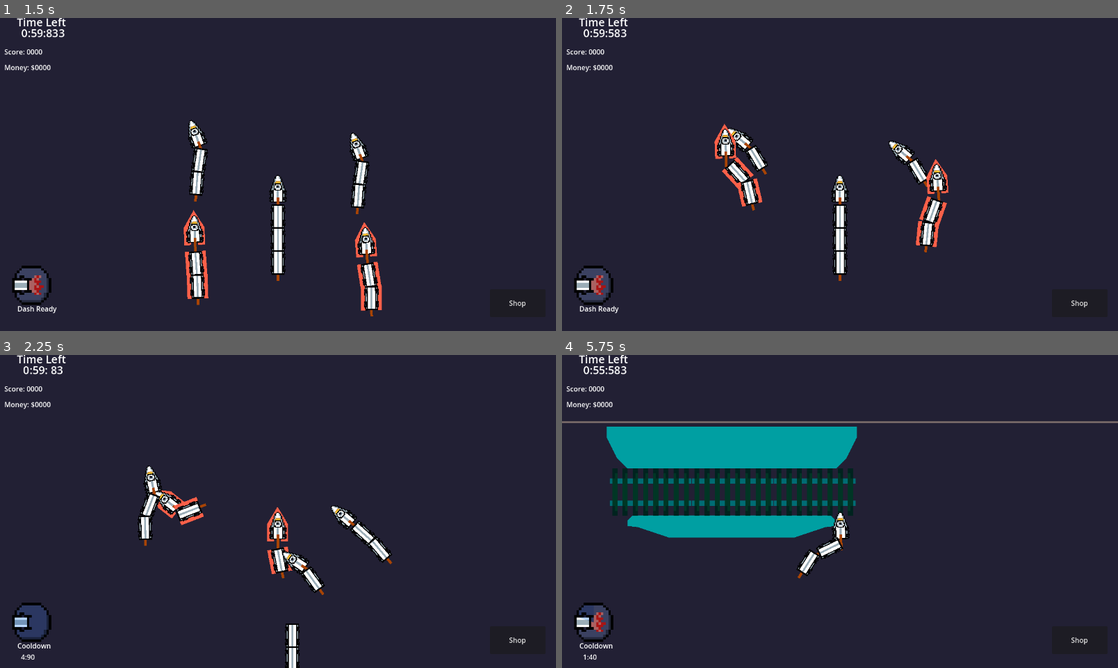
Above: before the commit, frames 1-4 (two rows, left to right).
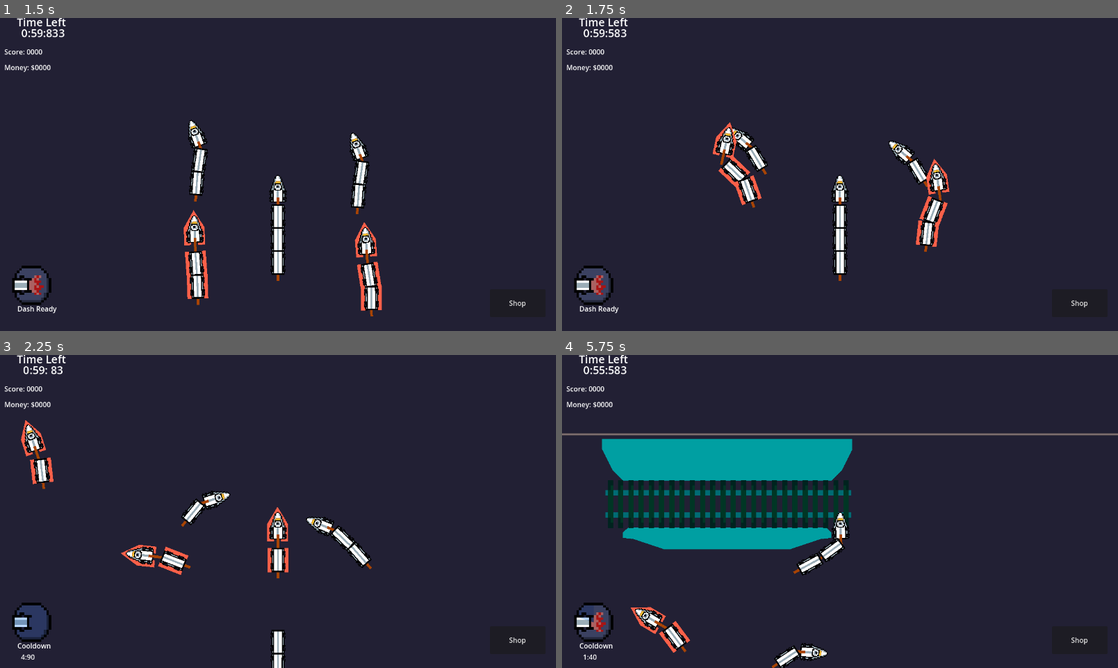
Above: after the commit, the same moments.

Repository: GodMadeEarth/Godot-Wild-Jam-59
Game: Godot game, scene res://sences/UI/menu.tscn
Two runs of this game, one before a commit and one after it. Both use one fixed random seed, a clock stepped at 60 frames per second and the inputs below.
Inputs (mouse positions are in pixels of both pictures, inside the frame that each line leads up to):
- Up to frame 1 (1.5 s): click "Start" at 0.5 s; click "Start" at 1.25 s
- Up to frame 2 (1.75 s): no input
- Up to frame 3 (2.25 s): move the mouse to (400, 495) at 2.02 s; hold Up (ui_up) from 2.03 s (still down); tap Shift (Dash) at 2.1 s
- Up to frame 4 (5.75 s): move the mouse to (728, 527) at 2.77 s; release Up (ui_up) at 2.78 s; hold Down (ui_down) 2.78-3.53 s; tap A (Move_L) at 2.85 s; move the mouse to (895, 442) at 3.52 s; hold D (Move_R) 3.53-4.28 s; hold Up (ui_up) 3.53-5.03 s; move the mouse to (812, 574) at 4.27 s; tap Shift (Dash) at 4.35 s; move the mouse to (1006, 558) at 5.02 s; hold Down (ui_down) from 5.03 s (still down); hold A (Move_L) from 5.03 s (still down)

Frame 1 is identical in both runs. In frame 2, 1.2% of the frame differs, in the area x 27-70%, y 33-75%; in frame 3, 4.9%; in frame 4, 14%, in the area x 0-100%, y 21-100%.

Commit message:
Second 1/2 of new AI

Diff:
--- a/Godot-wild-jam-59/sences/Trains/enemies/Enemy Train.gd
+++ b/Godot-wild-jam-59/sences/Trains/enemies/Enemy Train.gd
@@ -75,13 +75,28 @@
 #			print("Looking at: "+str(look_dir))
 			pass
 		train_states.CHASE:
+			var colliders = sensor()
 			train_head.rotation_direction = 0
+			if colliders[0] == Train_Cart: train_head.rotation_direction = -1
+			if colliders[1] == Train_Cart: train_head.rotation_direction = -.1
+			if colliders[2] == Train_Cart: train_head.rotation_direction = 0
+			if colliders[3] == Train_Cart: train_head.rotation_direction = .1
+			if colliders[4] == Train_Cart: train_head.rotation_direction = 1
+
+			train_head.rotation = train_head.rotation+(train_head.rotation_direction*train_head.rotation_speed*delta)
 			pass
 		train_states.DASH:
 			train_head.dash()
 		train_states.AVOID:
-			while look_dir == 0:
-				look_dir = randi_range(-1,1)
+			var colliders = sensor()
+			train_head.rotation_direction = 0
+			if colliders[0] == StaticBody2D: train_head.rotation_direction = .1
+			if colliders[1] == StaticBody2D: train_head.rotation_direction = 1
+
+			if colliders[3] == StaticBody2D: train_head.rotation_direction = -1
+			if colliders[4] == StaticBody2D: train_head.rotation_direction = -.1
+
+			if colliders[2] == StaticBody2D: train_head.rotation_direction = randi_range(-1,1) + train_head.rotation_direction * 5
 
 			train_head.rotation_direction = look_dir
 			train_head.rotation = train_head.rotation+(train_head.rotation_direction*train_head.rotation_speed*delta)
